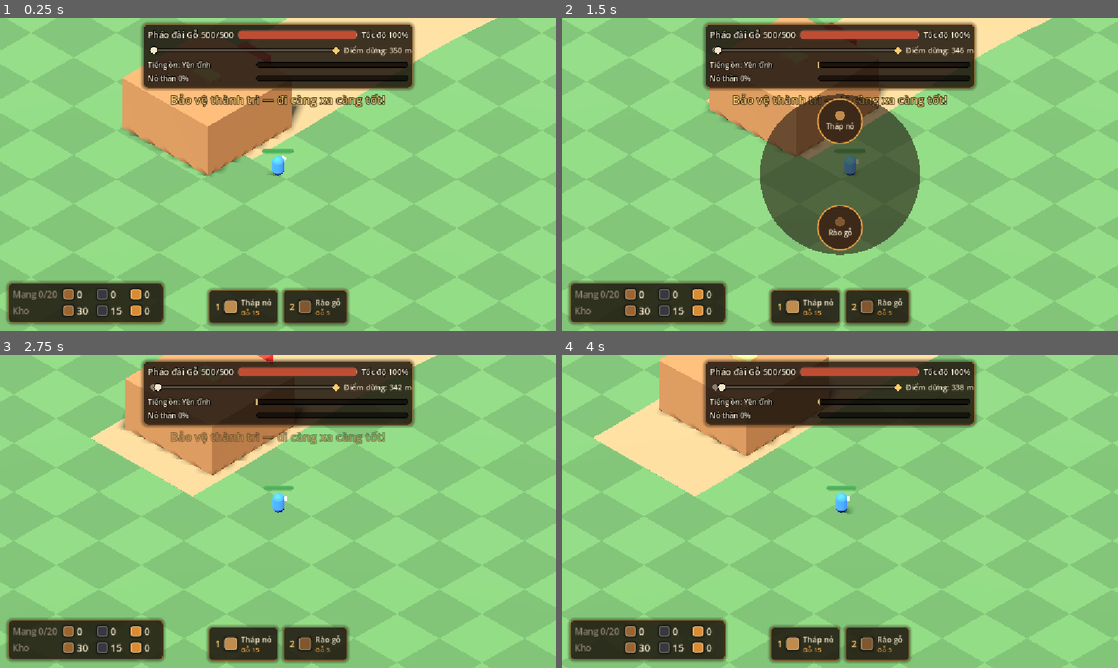
Above: before the commit, frames 1-4 (two rows, left to right).
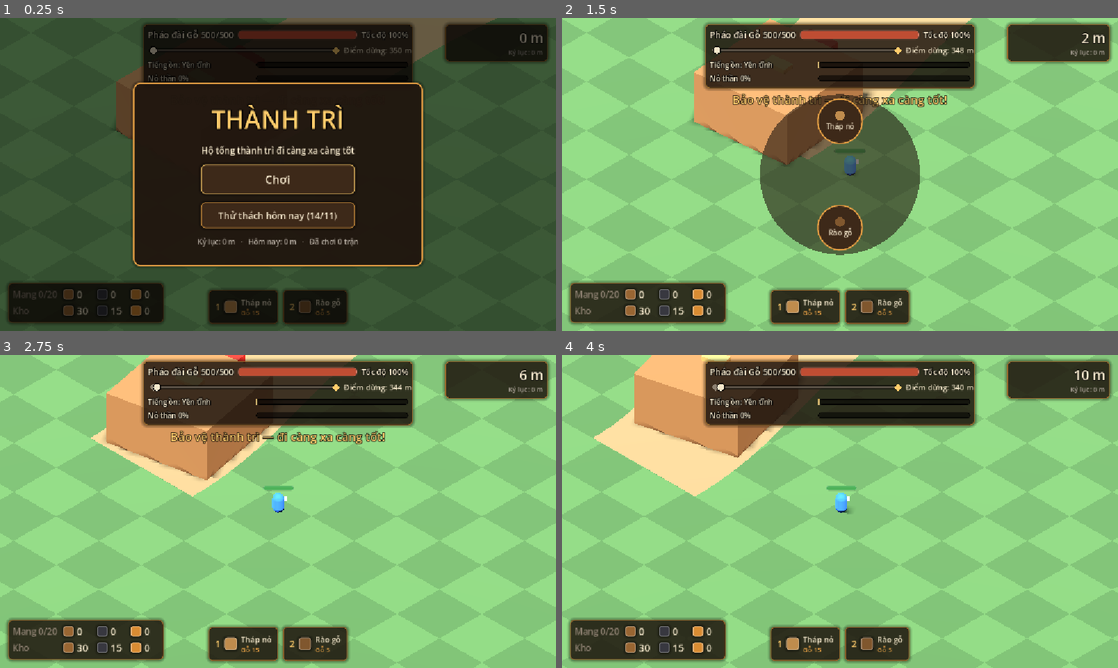
Above: after the commit, the same moments.

Repository: hieudeptrai196/thanhtri2
Game: Godot game, scene res://scenes/main.tscn
Same seed, same stepped clock (60 frames per second), same inputs: the game is played once before the commit and once after it.
Inputs (mouse positions are in pixels of both pictures, inside the frame that each line leads up to):
- Up to frame 1 (0.25 s): no input
- Up to frame 2 (1.5 s): click (840, 180) at 0.5 s, where only the run after the commit has a clickable "Chơi"; tap Enter at 1.25 s; move the mouse to (962, 158) at 1.27 s; hold D (move_right) from 1.28 s (still down); hold Q (build) from 1.28 s (still down); click (962, 158) at 1.42 s
- Up to frame 3 (2.75 s): tap Space (ready) at 1.55 s; release D (move_right) at 2 s; release Q (build) at 2 s; drag from (166, 527) to (250, 574) at 2.02 s
- Up to frame 4 (4 s): move the mouse to (895, 442) at 2.77 s; hold D (move_right) 2.78-3.5 s; hold F (recover) 2.78-3.5 s; click (895, 442) at 2.92 s; tap Q (build) at 3.05 s; drag from (812, 574) to (673, 464) at 3.52 s

The runs differ from the first frame. In frame 1, 98% of the frame differs, in the area x 0-100%, y 0-100%; in frame 2, 5.6%; in frame 3, 6.4%; in frame 4, 6.2%.

Commit message:
M1.9: điểm = quãng đường, kỷ lục lưu máy, seed hằng ngày, màn bắt đầu
- SaveManager (ConfigFile có phiên bản): kỷ lục chung, kỷ lục từng ngày, số trận, cài đặt
- Match: chế độ RANDOM / DAILY (seed từ ngày), queue_run qua lần nạp lại scene, lưu kỷ lục khi thua
- StartMenu (Chơi / Thử thách hôm nay + kỷ lục); main.tscn chờ ở menu, test vào thẳng trận
- HUD: quãng đường + kỷ lục góc trên phải; kết quả: Kỷ lục mới!, Chơi lại, Về menu
- Harness dùng file lưu riêng; benchmark bỏ qua menu
- Test 89/89 (test_save_and_modes.gd)

Co-Authored-By: Claude Opus 5.5 <noreply@anthropic.com>

Diff:
--- a/match/match.gd
+++ b/match/match.gd
@@ -1,11 +1,16 @@
+class_name Match
 extends Node3D
 ## Root of one endless run: wires the route, fortress, players and spawner together and owns the
 ## match flow: stops, purchases, respawns and the end of the run (fortress destroyed).
 
 enum Result { NONE, LOST }
-
-## 0 picks a random seed each run.
+## RANDOM = a fresh seed each run; DAILY = today's seed, the same road for everyone.
+enum Mode { RANDOM, DAILY }
+
+## 0 picks a random seed each run (or today's seed in daily mode).
 @export var rng_seed: int = 0
+## main.tscn turns this on: the run waits behind the start menu. Tests leave it off.
+@export var wait_for_start: bool = false
 ## Seconds before a fallen warrior returns next to the fortress.
 @export var respawn_delay: float = 3.0
 ## The warrior cannot get farther than this from the fortress.
@@ -29,11 +34,21 @@
 @onready var _hud: Hud = $UI/HUD
 @onready var _upgrade_panel: UpgradePanel = $UI/UpgradePanel
 @onready var _result_screen: ResultScreen = $UI/ResultScreen
+@onready var _start_menu: StartMenu = $UI/StartMenu
 
 ## Gameplay randomness (enemy spawns, weapon cards). The road has its own RNGs derived from
 ## run_seed so the same seed always gives the same road, whatever happens in play.
 var rng := RandomNumberGenerator.new()
 var run_seed: int = 0
+var mode: Mode = Mode.RANDOM
+## YYYY-MM-DD of the daily challenge being played (daily mode only).
+var daily_date: String = ""
+## Record for this mode before the run started (shown on the HUD).
+var best_before: float = 0.0
+
+## The run picked on the menu / result screen, carried across the scene reload that starts it.
+static var _queued_mode: int = -1
+static var _queued_daily_date: String = ""
 var result: Result = Result.NONE
 var elapsed: float = 0.0
 var kills: int = 0
@@ -52,7 +67,18 @@
 
 
 func _ready() -> void:
-	run_seed = rng_seed if rng_seed != 0 else randi()
+	if _queued_mode != -1:
+		mode = _queued_mode as Mode
+		daily_date = _queued_daily_date
+		_queued_mode = -1
+		wait_for_start = false
+	if rng_seed != 0:
+		run_seed = rng_seed
+	elif mode == Mode.DAILY:
+		run_seed = daily_seed(daily_date)
+	else:
+		run_seed = randi()
+	best_before = SaveManager.best_daily(daily_date) if mode == Mode.DAILY else SaveManager.best_distance()
 	rng.seed = run_seed
 	_follower.reached_stop.connect(_on_reached_stop)
 	_follower.departed.connect(_on_departed)
@@ -94,8 +120,14 @@
 	_warrior.builder.storage = _fortress.storage
 	_warrior.builder.place_requested.connect(request_place.bind(_warrior))
 	_warrior.builder.recover_requested.connect(request_recover.bind(_warrior))
-	_hud.setup(_fortress, _warrior, noise)
+	_hud.setup(_fortress, _warrior, noise, best_before)
 	_hud.show_toast(tr("Bảo vệ thành trì — đi càng xa càng tốt!"))
+	_start_menu.play_requested.connect(func() -> void: start_run(Mode.RANDOM))
+	_start_menu.daily_requested.connect(func() -> void: start_run(Mode.DAILY))
+	_result_screen.menu_requested.connect(back_to_menu)
+	if wait_for_start:
+		_start_menu.open()
+		get_tree().paused = true
 
 
 func _physics_process(delta: float) -> void:
@@ -223,7 +255,33 @@
 	ground.set_shader_parameter(&"color_b", type.ground_color_b)
 
 
+## Today's date as used for daily challenges (local time).
+static func today() -> String:
+	return Time.get_date_string_from_system()
+
+
+static func daily_seed(date: String) -> int:
+	return hash("thanhtri-daily:" + date)
+
+
+## Queues a run for the next match that starts (the reload in start_run, or a test's next match).
+static func queue_run(run_mode: Mode, date: String = "") -> void:
+	_queued_mode = run_mode
+	_queued_daily_date = date if date != "" else (today() if run_mode == Mode.DAILY else "")
+
+
+func start_run(run_mode: Mode) -> void:
+	queue_run(run_mode, daily_date if run_mode == Mode.DAILY and mode == Mode.DAILY else "")
+	get_tree().paused = false
+	get_tree().reload_current_scene()
+
+
+## Plays again in the same mode: a new random road, or the same daily road.
 func restart() -> void:
+	start_run(mode)
+
+
+func back_to_menu() -> void:
 	get_tree().paused = false
 	get_tree().reload_current_scene()
 
@@ -235,7 +293,9 @@
 	_spawner.active = false
 	_upgrade_panel.hide()
 	_hud.set_center_message("")
-	_result_screen.show_result(_follower.distance, elapsed, kills)
+	var is_record := SaveManager.record_run(_follower.distance, daily_date if mode == Mode.DAILY else "")
+	var best := maxf(best_before, _follower.distance)
+	_result_screen.show_result(_follower.distance, elapsed, kills, best, is_record, daily_date if mode == Mode.DAILY else "")
 	get_tree().paused = true
 
 
--- a/match/match.tscn
+++ b/match/match.tscn
@@ -17,6 +17,7 @@
 [ext_resource type="Resource" path="res://match/difficulty_default.tres" id="18_difficulty"]
 [ext_resource type="Script" path="res://structures/structure_network.gd" id="19_structures"]
 [ext_resource type="Script" path="res://match/noise_meter.gd" id="20_noise"]
+[ext_resource type="PackedScene" path="res://ui/start_menu.tscn" id="21_menu"]
 
 [sub_resource type="ProceduralSkyMaterial" id="ProceduralSkyMaterial_sky"]
 
@@ -111,6 +112,8 @@
 
 [node name="ResultScreen" parent="UI" instance=ExtResource("13_result")]
 
+[node name="StartMenu" parent="UI" instance=ExtResource("21_menu")]
+
 [node name="DebugOverlay" type="Label" parent="UI"]
 anchors_preset = 1
 anchor_left = 1.0
--- /dev/null
+++ b/save/save_manager.gd
@@ -0,0 +1,74 @@
+class_name SaveManager
+## Local save data (records, settings) in a versioned ConfigFile under user://.
+## Static so menus, the match and the HUD share it without an autoload.
+
+const VERSION := 1
+
+## Tests point this somewhere else so they never touch the player's save.
+static var path: String = "user://thanhtri_save.cfg"
+
+static var _file: ConfigFile
+
+
+static func best_distance() -> float:
+	return _data().get_value("records", "best_distance", 0.0)
+
+
+static func best_daily(date: String) -> float:
+	return _data().get_value("daily", date, 0.0)
+
+
+static func runs_played() -> int:
+	return _data().get_value("records", "runs_played", 0)
+
+
+static func get_setting(key: String, default: Variant) -> Variant:
+	return _data().get_value("settings", key, default)
+
+
+static func set_setting(key: String, value: Variant) -> void:
+	_data().set_value("settings", key, value)
+	_save()
+
+
+## Records a finished run. Returns true if it beat the record for its mode
+## (the overall best, or that day's best for a daily run).
+static func record_run(distance: float, daily_date: String = "") -> bool:
+	var data := _data()
+	data.set_value("records", "runs_played", runs_played() + 1)
+	var beaten := false
+	if daily_date != "":
+		beaten = distance > best_daily(daily_date)
+		if beaten:
+			data.set_value("daily", daily_date, distance)
+	if distance > best_distance():
+		data.set_value("records", "best_distance", distance)
+		beaten = beaten or daily_date == ""
+	_save()
+	return beaten
+
+
+## Forgets the cached file (tests switch `path` between runs).
+static func reload() -> void:
+	_file = null
+
+
+static func _data() -> ConfigFile:
+	if _file == null:
+		_file = ConfigFile.new()
+		if _file.load(path) != OK:
+			_file = ConfigFile.new()
+		_migrate(_file)
+	return _file
+
+
+# Version 1 is the first format; later versions add steps here, oldest first.
+static func _migrate(file: ConfigFile) -> void:
+	if file.get_value("meta", "version", 0) < VERSION:
+		file.set_value("meta", "version", VERSION)
+
+
+static func _save() -> void:
+	var error := _data().save(path)
+	if error != OK:
+		push_warning("SaveManager: could not save to %s (error %d)" % [path, error])
--- a/scenes/main.tscn
+++ b/scenes/main.tscn
@@ -5,3 +5,4 @@
 [node name="Main" type="Node3D"]
 
 [node name="Match" parent="." instance=ExtResource("1_match")]
+wait_for_start = true
--- a/tests/game_test.gd
+++ b/tests/game_test.gd
@@ -26,6 +26,7 @@
 	_scene = MAIN_SCENE.instantiate()
 	var match_node := _scene.get_node("Match")
 	match_node.rng_seed = rng_seed
+	match_node.wait_for_start = false  # main.tscn shows the start menu; tests play directly
 	tree.root.add_child(_scene)
 	await frames(1)
 	match_node.get_node("Spawner").active = spawn_enemies
@@ -42,6 +43,9 @@
 
 func cleanup() -> void:
 	tree.paused = false
+	DirAccess.remove_absolute(ProjectSettings.globalize_path(SaveManager.path))
+	Match._queued_mode = -1  # never leak a queued run into the next test
+	SaveManager.reload()
 	for action in InputMap.get_actions():
 		if not String(action).begins_with("ui_"):
 			Input.action_release(action)
--- a/tests/run_tests.gd
+++ b/tests/run_tests.gd
@@ -18,6 +18,9 @@
 	var passed := 0
 	var failed := 0
 	var errors := ErrorCatcher.new()
+	# Never touch the player's own save while testing.
+	SaveManager.path = "user://thanhtri_test_save.cfg"
+	SaveManager.reload()
 	OS.add_logger(errors)
 
 	for file in DirAccess.get_files_at(TEST_DIR):
--- /dev/null
+++ b/tests/test_save_and_modes.gd
@@ -0,0 +1,82 @@
+extends GameTest
+
+
+func test_save_keeps_records_settings_and_daily_bests() -> void:
+	check(SaveManager.best_distance() == 0.0 and SaveManager.runs_played() == 0, "a fresh save is empty")
+	check(SaveManager.record_run(500.0), "first run is a record")
+	check(not SaveManager.record_run(300.0), "a shorter run is not")
+	check(SaveManager.best_distance() == 500.0 and SaveManager.runs_played() == 2, "best and run count kept")
+	check(SaveManager.record_run(200.0, "2026-10-18"), "first daily run is that day's record")
+	check(SaveManager.best_daily("2026-10-18") == 200.0 and SaveManager.best_daily("2026-10-19") == 0.0, "daily bests per date")
+	check(SaveManager.best_distance() == 500.0, "a short daily run leaves the overall best alone")
+	SaveManager.set_setting("language", "en")
+	SaveManager.reload()  # read back from disk
+	check(SaveManager.best_distance() == 500.0 and SaveManager.get_setting("language", "vi") == "en", "survives a reload from disk")
+
+
+func test_daily_mode_uses_the_same_road_for_a_date() -> void:
+	Match.queue_run(Match.Mode.DAILY, "2026-10-18")
+	var m := await start_match(0)
+	check(m.mode == Match.Mode.DAILY and m.daily_date == "2026-10-18", "daily run queued for the date")
+	check(m.run_seed == Match.daily_seed("2026-10-18"), "seed comes from the date")
+	var route: EndlessRoute = m.get_node("Route")
+	route.ensure_ahead(600.0)
+	var spot := route.position_at(600.0)
+	Match.queue_run(Match.Mode.DAILY, "2026-10-18")
+	m = await start_match(0)
+	route = m.get_node("Route")
+	route.ensure_ahead(600.0)
+	check(route.position_at(600.0).distance_to(spot) < 0.001, "same date, same road")
+	Match.queue_run(Match.Mode.DAILY, "2026-10-19")
+	m = await start_match(0)
+	route = m.get_node("Route")
+	route.ensure_ahead(600.0)
+	check(route.position_at(600.0).distance_to(spot) > 1.0, "another date, another road")
+
+
+func test_finished_run_is_recorded_and_shown() -> void:
+	var m := await start_match()
+	var fortress: Fortress = m.get_node("Fortress")
+	fortress.storage.add(&"coal", 50)
+	await seconds(2.0)
+	var hud: Hud = m.get_node("UI/HUD")
+	check(hud.get_node("%DistanceLabel").text.ends_with(" m"), "HUD shows the distance: %s" % hud.get_node("%DistanceLabel").text)
+	fortress.health.apply_damage(9999.0)
+	await frames(1)
+	var travelled: float = fortress.follower.distance
+	check(SaveManager.best_distance() == travelled, "the run's distance becomes the record")
+	var result: ResultScreen = m.get_node("UI/ResultScreen")
+	check(result.get_node("%Record").visible, "the result screen celebrates a record")
+
+	m = await start_match()
+	m.get_node("Fortress").health.apply_damage(9999.0)
+	await frames(1)
+	check(not m.get_node("UI/ResultScreen/%Record").visible, "a shorter run is not a record")
+	check(SaveManager.best_distance() == travelled, "the record stays")
+	check(SaveManager.runs_played() == 2, "both runs counted")
+
+
+func test_main_scene_waits_on_the_start_menu() -> void:
+	var scene: Node = MAIN_SCENE.instantiate()
+	tree.root.add_child(scene)
+	await frames(2)
+	var menu: StartMenu = scene.get_node("Match/UI/StartMenu")
+	check(menu.visible and tree.paused, "the game opens on the start menu, paused")
+	# The match's own handlers reload the scene, which the harness does not have.
+	for sig in [menu.play_requested, menu.daily_requested]:
+		for connection in sig.get_connections():
+			sig.disconnect(connection.callable)
+	var picks := []
+	menu.play_requested.connect(func() -> void: picks.append("play"))
+	menu.daily_requested.connect(func() -> void: picks.append("daily"))
+	menu.get_node("%Play").pressed.emit()
+	menu.get_node("%Daily").pressed.emit()
+	check(picks == ["play", "daily"], "both buttons report a choice: %s" % [picks])
+	tree.paused = false
+	scene.free()
+
+
+func test_meters_are_formatted_with_grouping() -> void:
+	check(UiStyle.format_meters(12345.7) == "12.345 m", "got %s" % UiStyle.format_meters(12345.7))
+	check(UiStyle.format_meters(980.0) == "980 m", "got %s" % UiStyle.format_meters(980.0))
+	check(UiStyle.short_date("2026-10-18") == "18/10", "short date")
--- a/tools/benchmark.gd
+++ b/tools/benchmark.gd
@@ -18,6 +18,7 @@
 	var scene: Node = load("res://scenes/main.tscn").instantiate()
 	var match_node := scene.get_node("Match")
 	match_node.rng_seed = 1
+	match_node.wait_for_start = false  # skip the start menu
 	root.add_child(scene)
 	current_scene = scene
 	await process_frame
--- a/ui/hud.gd
+++ b/ui/hud.gd
@@ -32,24 +32,29 @@
 
 const NOISE_LEVEL_NAMES: Array[String] = ["Yên tĩnh", "Dò xét", "Bầy đàn", "Dữ dội", "TRUY ĐUỔI"]
 var _noise: NoiseMeter
+var _best: float = 0.0
+@onready var _distance_label: Label = %DistanceLabel
+@onready var _best_label: Label = %BestLabel
 
 
 func _ready() -> void:
 	$TopPanel.add_theme_stylebox_override("panel", UiStyle.hud_panel())
 	$ResourcePanel.add_theme_stylebox_override("panel", UiStyle.hud_panel())
+	$DistancePanel.add_theme_stylebox_override("panel", UiStyle.hud_panel())
 	UiStyle.apply_bar(_fortress_bar, Color(0.75, 0.3, 0.2))
 	UiStyle.apply_bar(_warrior_bar, Color(0.3, 0.7, 0.35))
 	UiStyle.apply_bar(_noise_bar, Color(0.75, 0.6, 0.25))
 	UiStyle.apply_bar(_divine_bar, Color(0.45, 0.75, 1.0))
-	for label in [_fortress_label, _speed_label, _toast, _center_message, _repair_hint, _noise_label, _divine_label]:
+	for label in [_fortress_label, _speed_label, _toast, _center_message, _repair_hint, _noise_label, _divine_label, _distance_label]:
 		label.add_theme_color_override("font_color", UiStyle.PARCHMENT)
 		UiStyle.outline(label)
 	_toast.add_theme_color_override("font_color", UiStyle.BRONZE_BRIGHT)
 	_toast.modulate.a = 0.0
 
 
-func setup(fortress: Fortress, warrior: Warrior, noise: NoiseMeter = null) -> void:
+func setup(fortress: Fortress, warrior: Warrior, noise: NoiseMeter = null, best: float = 0.0) -> void:
 	_fortress = fortress
+	_best = best
 	_warrior = warrior
 	_noise = noise
 	_noise_bar.max_value = NoiseMeter.MAX
@@ -104,6 +109,10 @@
 	_update_warrior_bar()
 	_update_prompt()
 	_update_noise_and_divine()
+	_distance_label.text = UiStyle.format_meters(_fortress.follower.distance)
+	var beating := _fortress.follower.distance > _best and _best > 0.0
+	_best_label.text = tr("Kỷ lục mới!") if beating else tr("Kỷ lục: %s") % UiStyle.format_meters(_best)
+	_best_label.add_theme_color_override("font_color", UiStyle.BRONZE_BRIGHT if beating else UiStyle.MUTED.lightened(0.3))
 
 
 func _update_noise_and_divine() -> void:
--- a/ui/hud.tscn
+++ b/ui/hud.tscn
@@ -207,3 +207,32 @@
 grow_vertical = 2
 mouse_filter = 2
 script = ExtResource("4_radial")
+
+[node name="DistancePanel" type="PanelContainer" parent="."]
+layout_mode = 1
+anchors_preset = 1
+anchor_left = 1.0
+anchor_right = 1.0
+offset_left = -230.0
+offset_top = 12.0
+offset_right = -16.0
+offset_bottom = 84.0
+grow_horizontal = 0
+mouse_filter = 2
+
+[node name="Column" type="VBoxContainer" parent="DistancePanel"]
+layout_mode = 2
+mouse_filter = 2
+theme_override_constants/separation = 0
+
+[node name="DistanceLabel" type="Label" parent="DistancePanel/Column"]
+unique_name_in_owner = true
+layout_mode = 2
+theme_override_font_sizes/font_size = 28
+horizontal_alignment = 2
+
+[node name="BestLabel" type="Label" parent="DistancePanel/Column"]
+unique_name_in_owner = true
+layout_mode = 2
+theme_override_font_sizes/font_size = 14
+horizontal_alignment = 2
--- a/ui/result_screen.gd
+++ b/ui/result_screen.gd
@@ -3,11 +3,14 @@
 ## End-of-run screen over a dimmed world. Reports the restart press; the match does the restart.
 
 signal restart_requested
+signal menu_requested
 
 @onready var _panel: PanelContainer = %Panel
 @onready var _title: Label = %Title
 @onready var _stats: Label = %Stats
 @onready var _restart: Button = %Restart
+@onready var _menu: Button = %Menu
+@onready var _record: Label = %Record
 
 
 func _ready() -> void:
@@ -17,12 +20,21 @@
 	UiStyle.apply_button(_restart, UiStyle.BRONZE_BRIGHT)
 	_restart.text = tr("Chơi lại")
 	_restart.pressed.connect(restart_requested.emit)
+	UiStyle.apply_button(_menu)
+	_menu.text = tr("Về menu")
+	_menu.pressed.connect(menu_requested.emit)
+	_record.add_theme_color_override("font_color", UiStyle.BRONZE_BRIGHT)
+	UiStyle.outline(_record, 6)
 	hide()
 
 
-func show_result(distance: float, seconds: float, kills: int) -> void:
+## `daily_date` is empty for a random run.
+func show_result(distance: float, seconds: float, kills: int, best: float, is_record: bool, daily_date: String = "") -> void:
 	_title.text = tr("Thành trì đã thất thủ")
 	_title.add_theme_color_override("font_color", Color(0.9, 0.35, 0.3))
-	_stats.text = tr("Quãng đường: %d m\nThời gian: %d:%02d\nQuái đã hạ: %d") % [
-		floori(distance), int(seconds) / 60, int(seconds) % 60, kills]
+	_record.text = tr("Kỷ lục mới!") if is_record else ""
+	_record.visible = is_record
+	var heading := (tr("Thử thách ngày %s") % UiStyle.short_date(daily_date) + "\n") if daily_date != "" else ""
+	_stats.text = heading + tr("Quãng đường: %s\nKỷ lục: %s\nThời gian: %d:%02d\nQuái đã hạ: %d") % [
+		UiStyle.format_meters(distance), UiStyle.format_meters(best), int(seconds) / 60, int(seconds) % 60, kills]
 	show()
--- a/ui/result_screen.tscn
+++ b/ui/result_screen.tscn
@@ -29,9 +29,9 @@
 anchor_right = 0.5
 anchor_bottom = 0.5
 offset_left = -260.0
-offset_top = -150.0
+offset_top = -190.0
 offset_right = 260.0
-offset_bottom = 150.0
+offset_bottom = 190.0
 grow_horizontal = 2
 grow_vertical = 2
 
@@ -46,15 +46,32 @@
 theme_override_font_sizes/font_size = 34
 horizontal_alignment = 1
 
+[node name="Record" type="Label" parent="Panel/Column"]
+unique_name_in_owner = true
+visible = false
+layout_mode = 2
+theme_override_font_sizes/font_size = 26
+horizontal_alignment = 1
+
 [node name="Stats" type="Label" parent="Panel/Column"]
 unique_name_in_owner = true
 layout_mode = 2
 theme_override_font_sizes/font_size = 20
 horizontal_alignment = 1
 
-[node name="Restart" type="Button" parent="Panel/Column"]
+[node name="Buttons" type="HBoxContainer" parent="Panel/Column"]
+layout_mode = 2
+theme_override_constants/separation = 16
+alignment = 1
+
+[node name="Restart" type="Button" parent="Panel/Column/Buttons"]
 unique_name_in_owner = true
-custom_minimum_size = Vector2(220, 52)
+custom_minimum_size = Vector2(200, 52)
 layout_mode = 2
-size_flags_horizontal = 4
 theme_override_font_sizes/font_size = 22
+
+[node name="Menu" type="Button" parent="Panel/Column/Buttons"]
+unique_name_in_owner = true
+custom_minimum_size = Vector2(200, 52)
+layout_mode = 2
+theme_override_font_sizes/font_size = 22
--- /dev/null
+++ b/ui/start_menu.gd
@@ -0,0 +1,39 @@
+class_name StartMenu
+extends Control
+## Start screen: play a random road or today's daily challenge, with local records.
+## Only reports the choice; the match starts the run.
+
+signal play_requested
+signal daily_requested
+
+@onready var _panel: PanelContainer = %Panel
+@onready var _title: Label = %Title
+@onready var _subtitle: Label = %Subtitle
+@onready var _play: Button = %Play
+@onready var _daily: Button = %Daily
+@onready var _records: Label = %Records
+
+
+func _ready() -> void:
+	_panel.add_theme_stylebox_override("panel", UiStyle.panel())
+	_title.add_theme_color_override("font_color", UiStyle.BRONZE_BRIGHT)
+	UiStyle.outline(_title, 10)
+	_subtitle.add_theme_color_override("font_color", UiStyle.PARCHMENT)
+	_records.add_theme_color_override("font_color", UiStyle.MUTED.lightened(0.3))
+	UiStyle.apply_button(_play, UiStyle.BRONZE_BRIGHT)
+	UiStyle.apply_button(_daily)
+	_play.pressed.connect(play_requested.emit)
+	_daily.pressed.connect(daily_requested.emit)
+	hide()
+
+
+func open() -> void:
+	var today := Match.today()
+	_title.text = tr("THÀNH TRÌ")
+	_subtitle.text = tr("Hộ tống thành trì đi càng xa càng tốt")
+	_play.text = tr("Chơi")
+	_daily.text = tr("Thử thách hôm nay (%s)") % UiStyle.short_date(today)
+	_records.text = tr("Kỷ lục: %s   ·   Hôm nay: %s   ·   Đã chơi %d trận") % [
+		UiStyle.format_meters(SaveManager.best_distance()), UiStyle.format_meters(SaveManager.best_daily(today)),
+		SaveManager.runs_played()]
+	show()
--- /dev/null
+++ b/ui/start_menu.tscn
@@ -0,0 +1,73 @@
+[gd_scene format=3]
+
+[ext_resource type="Script" path="res://ui/start_menu.gd" id="1_menu"]
+
+[node name="StartMenu" type="Control"]
+layout_mode = 3
+anchors_preset = 15
+anchor_right = 1.0
+anchor_bottom = 1.0
+grow_horizontal = 2
+grow_vertical = 2
+script = ExtResource("1_menu")
+
+[node name="Dim" type="ColorRect" parent="."]
+layout_mode = 1
+anchors_preset = 15
+anchor_right = 1.0
+anchor_bottom = 1.0
+grow_horizontal = 2
+grow_vertical = 2
+color = Color(0, 0, 0, 0.6)
+
+[node name="Panel" type="PanelContainer" parent="."]
+unique_name_in_owner = true
+layout_mode = 1
+anchors_preset = 8
+anchor_left = 0.5
+anchor_top = 0.5
+anchor_right = 0.5
+anchor_bottom = 0.5
+offset_left = -300.0
+offset_top = -190.0
+offset_right = 300.0
+offset_bottom = 190.0
+grow_horizontal = 2
+grow_vertical = 2
+
+[node name="Column" type="VBoxContainer" parent="Panel"]
+layout_mode = 2
+theme_override_constants/separation = 16
+alignment = 1
+
+[node name="Title" type="Label" parent="Panel/Column"]
+unique_name_in_owner = true
+layout_mode = 2
+theme_override_font_sizes/font_size = 52
+horizontal_alignment = 1
+
+[node name="Subtitle" type="Label" parent="Panel/Column"]
+unique_name_in_owner = true
+layout_mode = 2
+theme_override_font_sizes/font_size = 18
+horizontal_alignment = 1
+
+[node name="Play" type="Button" parent="Panel/Column"]
+unique_name_in_owner = true
+custom_minimum_size = Vector2(320, 56)
+layout_mode = 2
+size_flags_horizontal = 4
+theme_override_font_sizes/font_size = 24
+
+[node name="Daily" type="Button" parent="Panel/Column"]
+unique_name_in_owner = true
+custom_minimum_size = Vector2(320, 50)
+layout_mode = 2
+size_flags_horizontal = 4
+theme_override_font_sizes/font_size = 19
+
+[node name="Records" type="Label" parent="Panel/Column"]
+unique_name_in_owner = true
+layout_mode = 2
+theme_override_font_sizes/font_size = 15
+horizontal_alignment = 1
--- a/ui/ui_style.gd
+++ b/ui/ui_style.gd
@@ -90,6 +90,22 @@
 	target.add_theme_constant_override("outline_size", size)
 
 
+## Whole metres with thousands grouping, e.g. 12345 -> "12.345 m".
+static func format_meters(distance: float) -> String:
+	var digits := str(floori(distance))
+	var grouped := ""
+	while digits.length() > 3:
+		grouped = "." + digits.right(3) + grouped
+		digits = digits.left(digits.length() - 3)
+	return digits + grouped + " m"
+
+
+## "YYYY-MM-DD" -> "DD/MM".
+static func short_date(date: String) -> String:
+	var parts := date.split("-")
+	return "%s/%s" % [parts[2], parts[1]] if parts.size() == 3 else date
+
+
 static func label(text: String, size: int, color: Color = PARCHMENT) -> Label:
 	var result := Label.new()
 	result.text = text
Not shown, added: save/save_manager.gd.uid
Not shown, added: tests/test_save_and_modes.gd.uid
Not shown, added: ui/start_menu.gd.uid
Not shown, changed: CLAUDE.md
Not shown, changed: docs/PROGRESS.md
